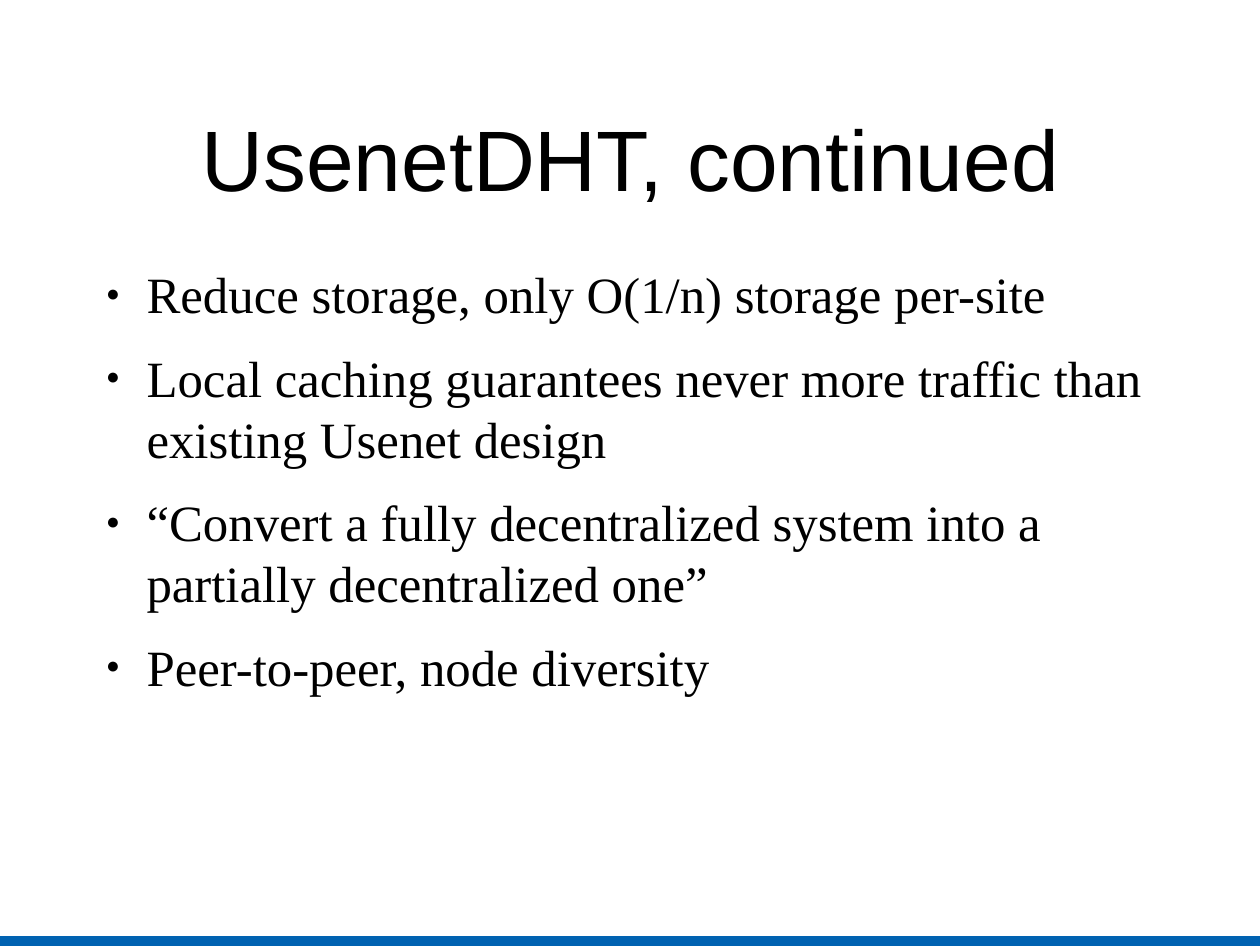
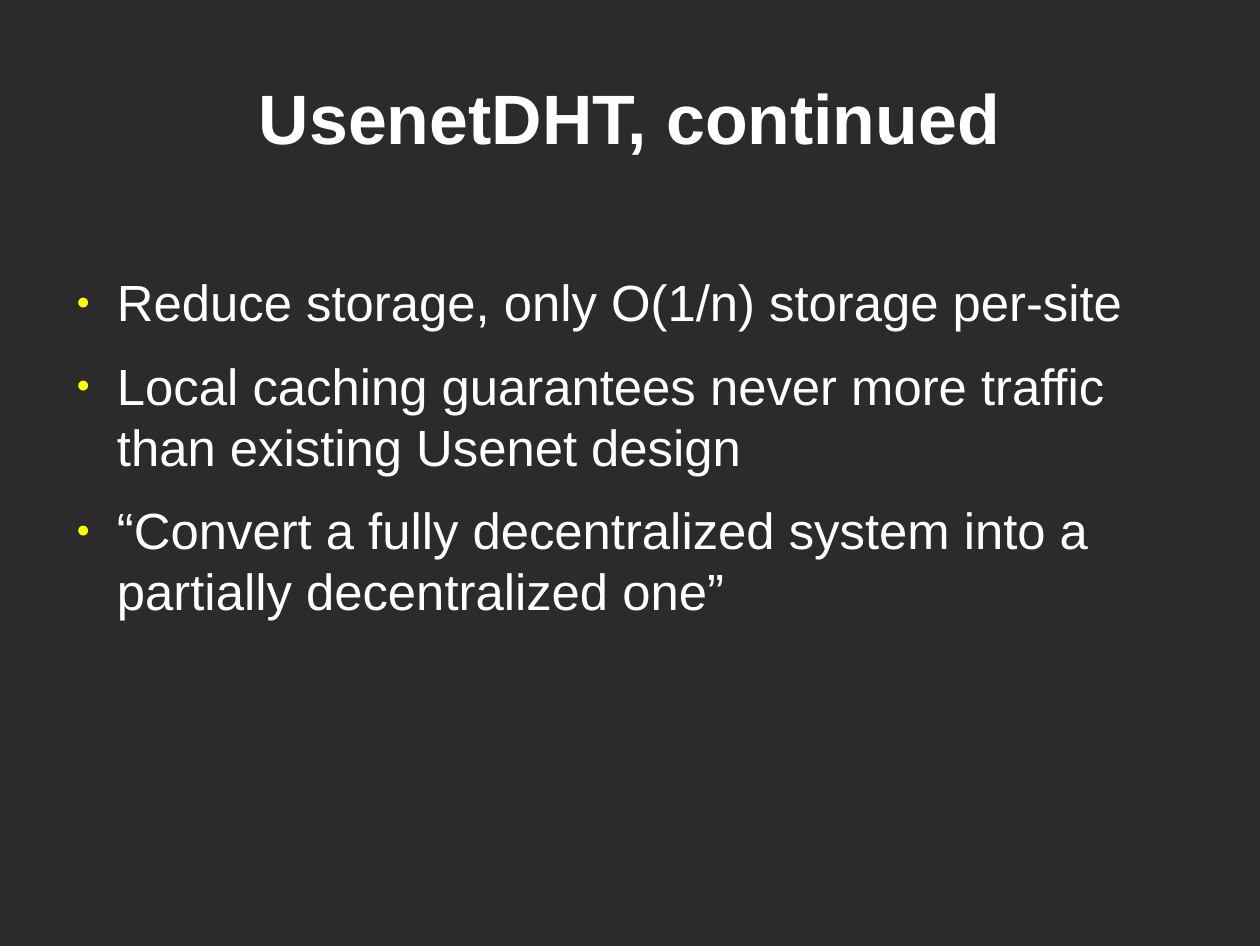
Before and after one commit to cs525-koala/documents, a slide deck: slide 32 of p2p/usenet_and_past.odp (slide 8 before the commit). Drawn at 1260x946 pixels with LibreOffice and Linux fonts; fonts in the diff are those of the drawing; background and template pictures are left out; a plain dark background stands for a picture behind light text. Boxes give left, top, right and bottom in pixels: in the first picture for what was removed or moved away, otherwise in the second. Text is boxed around its words. In the diff, an @@ line names an element or a change of style, - is before the commit and + after.

```diff
--- a/p2p/usenet_and_past.odp
+++ b/p2p/usenet_and_past.odp
@@ background #FFFFFF to picture (left out) @@
@@ title "UsenetDHT, continued": place and size @@
-title "UsenetDHT, continued" at (202, 129, 1059, 202)
+title "UsenetDHT, continued" at (259, 93, 999, 155)
@@ title "UsenetDHT, continued" at (259, 93, 999, 155): size 54 to 44 pt, text colour #000000 to #FFFFFF, bold on @@
@@ text "Reduce storage, only O(1/n) storage ...": place and size @@
-text "Reduce storage, only O(1/n) storage ..." at (147, 277, 1141, 696)
+text "Reduce storage, only O(1/n) storage ..." at (117, 284, 1122, 621)
@@ text "Reduce storage, only O(1/n) storage ..." at (117, 284, 1122, 621): font Times New Roman to Arial, text colour #000000 to #FFFFFF; bullet colour #000000 to #FFFF00 @@
@@ text at (147, 650, 709, 696): paragraph removed @@
-● Peer-to-peer, node diversity
@@ rectangle removed at (0, 935, 1260, 946) @@
```
Also in this commit, not shown: 30 other slides changed, 5 slides added, 4 slides removed.
